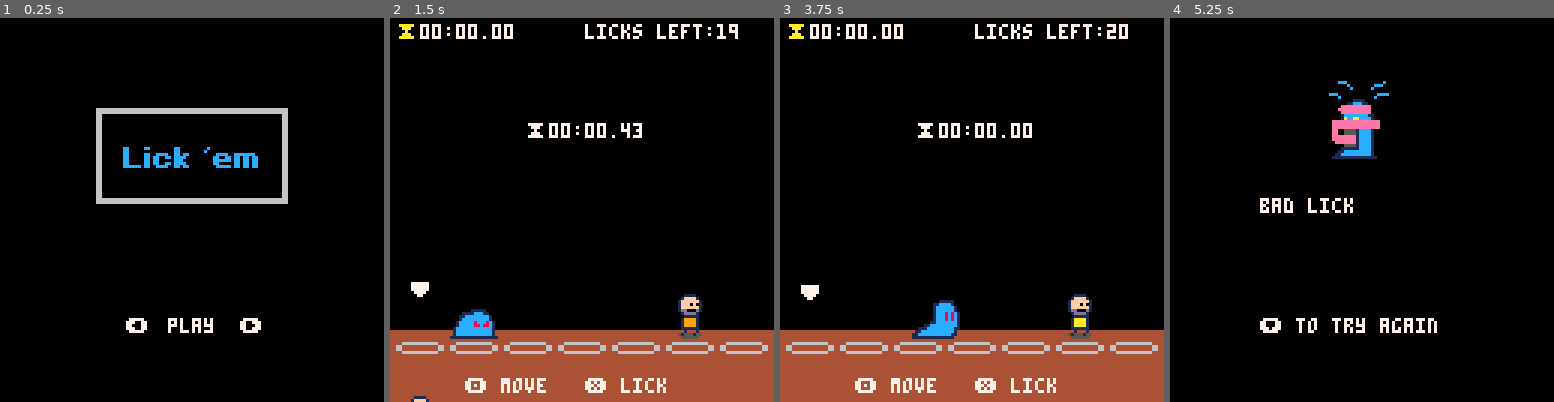
Above: before the commit, frames 1-4 (left to right).
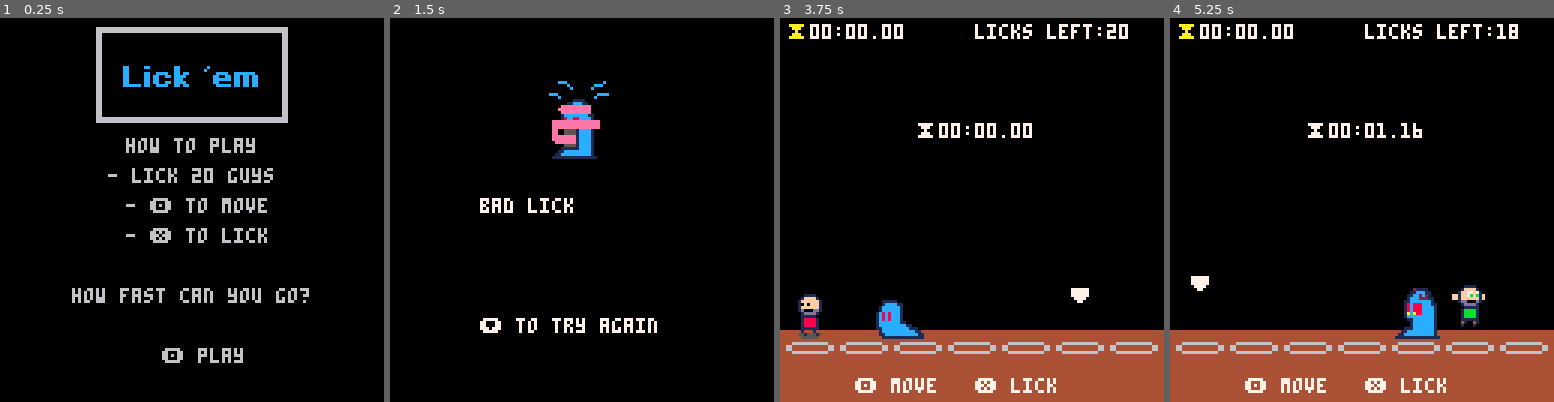
Above: after the commit, the same moments.

Repository: sugarvoid/lick-em
Game: PICO-8 cartridge lickem_v1.p8
Same seed, same stepped clock (60 frames per second), same inputs: the game is played once before the commit and once after it.
Inputs:
- Up to frame 1 (0.25 s): no input
- Up to frame 2 (1.5 s): tap X (X key) at 0.33, 1.07 s; tap O (Z key) at 0.7 s
- Up to frame 3 (3.75 s): hold Right 1.6-2.1 s; tap O (Z key) every 0.4 s from 1.7 to 3.7 s; tap X (X key) at 1.85, 2.97 s; hold Right 2.47-3.03 s; hold Left 3.08-3.58 s; hold Down from 3.63 s (still down)
- Up to frame 4 (5.25 s): release Down at 3.97 s; hold Right 4.02-4.68 s; tap X (X key) at 4.08, 5.2 s; tap O (Z key) at 4.1, 4.5, 4.9 s; hold Left from 5.08 s (still down)

The runs differ from the first frame. In frame 1, 9.3% of the frame differs, in the area x 18-81%, y 2-90%; in frame 2, 24%; in frame 3, 2.8%; in frame 4, 24%, in the area x 0-100%, y 1-100%.

Commit message:
Start on clean up

Diff:
--- a/src/human.lua
+++ b/src/human.lua
@@ -16,6 +16,20 @@
 --     _h.facing_l=true
 --     return _h
 -- end
+
+function spawn_human(x_pos)
+    local h=setmetatable({},human)
+    h.x=x_pos
+    h.y=91
+    h.col=rnd(cols)
+    h.img=38
+    h.peaked=false
+    h.scared=false
+    h.facing_l=not player.look_left
+    --active_human = _h
+    add(humans,h)
+    return h
+end
 
 function human:update()
     --sfx(1)
@@ -42,18 +56,3 @@
     spr(self.img,self.x,self.y,2,2,self.facing_l)
 	pal()
 end
-
-
-function spawn_human(x_pos)
-    local _h=setmetatable({},human)
-    _h.x=x_pos
-    _h.y=91
-	_h.col=rnd(cols)
-    _h.img=38
-    _h.peaked=false
-    _h.scared=false
-    _h.facing_l=not player.look_left
-    --active_human = _h
-	add(humans,_h)
-    return _h
-end
--- a/src/main.lua
+++ b/src/main.lua
@@ -66,35 +66,26 @@
 end
 
 function u_main()
-    if btnp(⬅️) then title_choice -= 1 end
-    if title_choice == 0 then title_choice = 2 end
-    if btnp(➡️) then title_choice += 1 end
-    if title_choice == 3 then title_choice = 1 end
-
-    if btnp(❎) then
-        if title_choice == 1 then start_game() end
-        if title_choice == 2 then showing_info = true end
-    end
-
-    if btnp(🅾️) and showing_info then showing_info = false end
+    if btnp(🅾️) then
+        start_game()
+    end
 end
 
 
 function d_main()
     cls()
-    if showing_info then
-        cprint("how to play", 64, 20)
-        cprint("- lick 20 guys", 64, 40)
-        cprint("- 🅾️ to move", 64, 50)
-        cprint("- ❎ to lick", 64, 60)
-        cprint("how fast can you go?", 64, 75)
-        cprint("🅾️ to go back", 64, 100)
-    else
-        sspr(0, 32, 8 * 8, 4 * 8, 32, 30)
-        print("⬅️", 42, 100, 7)
-        print("➡️", 80, 100, 7)
-        cprint(title_options[title_choice], 64, 100, 7)
-    end
+    --if showing_info then
+        cprint("how to play", 40)
+        cprint("- lick 20 guys", 50)
+        cprint("- 🅾️ to move", 60)
+        cprint("- ❎ to lick", 70)
+        cprint("how fast can you go?", 90)
+
+        --cprint("🅾️ to go back", 64, 100)
+        sspr(0, 32, 8 * 8, 4 * 8, 32, 3)
+
+        cprint(" 🅾️ play",110, 7)
+    --end
 end
 
 function draw_play()
@@ -119,13 +110,13 @@
 end
 
 function draw_controls()
-    if 1 == 1 then
+    --if 1 == 1 then
         print("🅾️ move", 25, 120, 7)
         print("❎ lick", 65, 120, 7)
-    else
-        print("🅾️ <--", 25, 120, 7)
-        print("❎  -->", 65, 120, 7)
-    end
+    --else
+      --  print("🅾️ <--", 25, 120, 7)
+       -- print("❎  -->", 65, 120, 7)
+    --end
 end
 
 function u_play()
@@ -230,8 +221,8 @@
 end
 
 -- center print
-function cprint(s, x, y)
-    print(s, x - (((#s * 4) - 1) / 2), y)
+function cprint(s, y)
+    print(s, 64 - (((#s * 4) - 1) / 2), y)
 end
 
 
